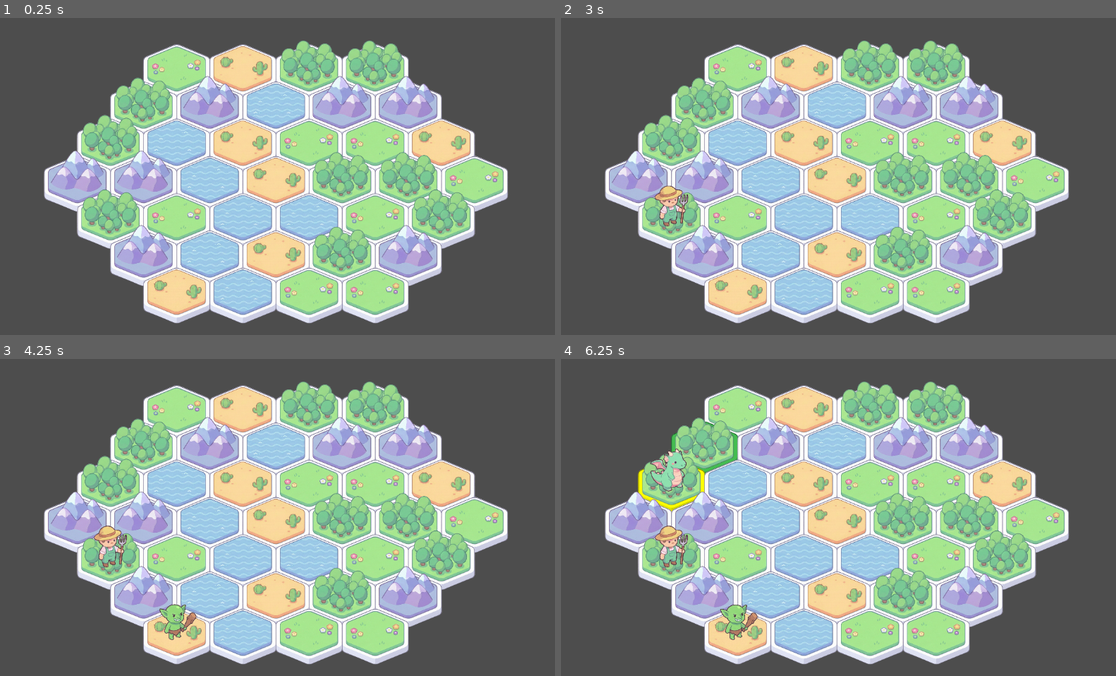
Above: before the commit, frames 1-4 (two rows, left to right).
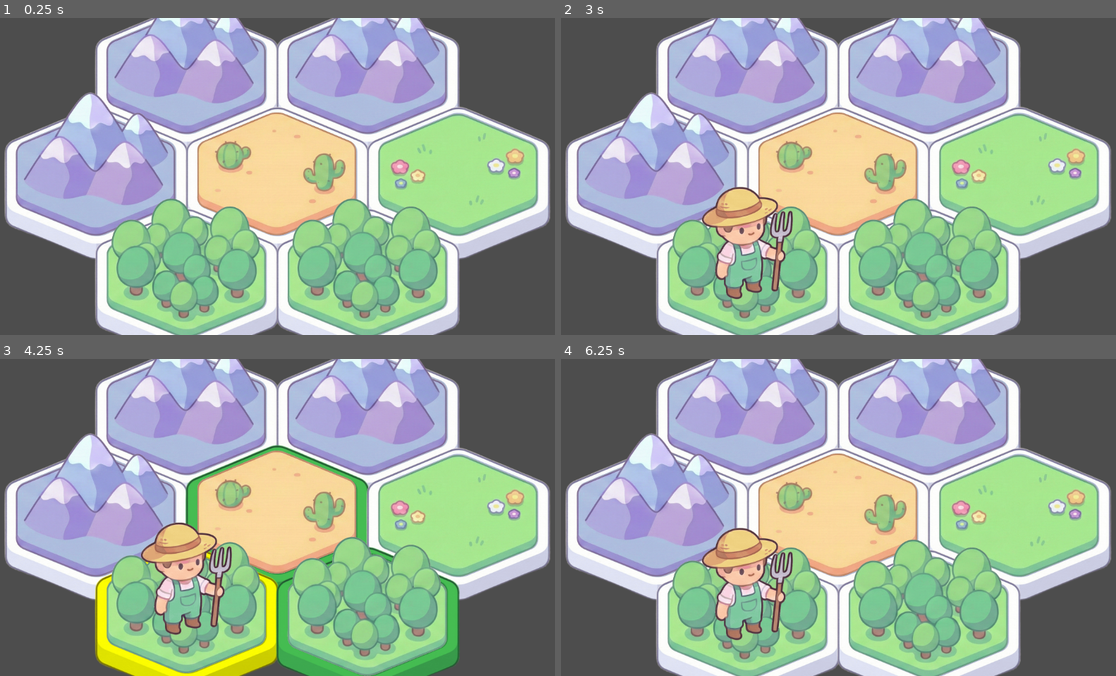
Above: after the commit, the same moments.

Repository: pebll/tbsge
Game: Godot game, scene res://scenes/runnables/unit_preview.tscn
The game is run twice, just before and just after one commit, with the same random seed, the same clock (stepped at 60 frames per second) and the same inputs. Before the commit the project starts from res://scenes/runnables/Main.tscn.
Inputs (mouse positions are in pixels of both pictures, inside the frame that each line leads up to):
- Up to frame 1 (0.25 s): no input
- Up to frame 2 (3 s): tap Enter at 0.5, 2 s; drag from (638, 182) to (705, 255) at 0.52 s; tap Space at 1.25 s; drag from (672, 217) to (738, 293) at 1.27 s; move the mouse to (672, 217) at 2.02 s; click (672, 217) at 2.17 s; drag from (705, 255) to (672, 144) at 2.77 s
- Up to frame 3 (4.25 s): drag from (177, 634) to (111, 558) at 3.52 s
- Up to frame 4 (6.25 s): drag from (738, 634) to (672, 558) at 4.27 s; move the mouse to (672, 485) at 5.02 s; click (672, 485) at 5.17 s; drag from (672, 485) to (738, 558) at 5.77 s

The runs differ from the first frame. In frame 1, 67% of the frame differs, in the area x 0-100%, y 0-100%; in frame 2, 68%; in frame 3, 68%; in frame 4, 68%.

Commit message:
Add a unit preview scene, simpler scene to test out units, will get some more extensions

Diff:
--- a/project.godot
+++ b/project.godot
@@ -15,7 +15,7 @@
 [application]
 
 config/name="FableQuest"
-run/main_scene="uid://dcustqp0wa881"
+run/main_scene="uid://bfjtt8wwoljiv"
 config/features=PackedStringArray("4.6", "Mobile")
 config/icon="res://icon.svg"
 
--- /dev/null
+++ b/scenes/game_manager.tscn
@@ -0,0 +1,6 @@
+[gd_scene format=3 uid="uid://dui7jcbdhwh8s"]
+
+[ext_resource type="Script" uid="uid://dsv4hugmgl4eq" path="res://scripts/game_manager.gd" id="1_hwd4i"]
+
+[node name="GameManager" type="Node2D" unique_id=1748821921]
+script = ExtResource("1_hwd4i")
--- a/scenes/runnables/Main.tscn
+++ b/scenes/runnables/Main.tscn
@@ -1,6 +1,6 @@
 [gd_scene format=3 uid="uid://dcustqp0wa881"]
 
-[ext_resource type="Script" uid="uid://dsv4hugmgl4eq" path="res://scripts/game_manager.gd" id="1_jhjyv"]
+[ext_resource type="PackedScene" uid="uid://dui7jcbdhwh8s" path="res://scenes/game_manager.tscn" id="1_pe13b"]
 
 [node name="Main" type="Node2D" unique_id=1909808696]
 y_sort_enabled = true
@@ -9,5 +9,4 @@
 y_sort_enabled = true
 position = Vector2(3, -10)
 
-[node name="GameManager" type="Node2D" parent="." unique_id=1434233067]
-script = ExtResource("1_jhjyv")
+[node name="GameManager" parent="." unique_id=1748821921 instance=ExtResource("1_pe13b")]
--- a/scenes/runnables/unit_preview.tscn
+++ b/scenes/runnables/unit_preview.tscn
@@ -1,12 +1,11 @@
 [gd_scene format=3 uid="uid://bfjtt8wwoljiv"]
 
-[ext_resource type="PackedScene" uid="uid://csyos1abqsmet" path="res://scenes/hextile.tscn" id="1_rkf7y"]
-[ext_resource type="PackedScene" uid="uid://df7hx5dby2ks0" path="res://scenes/unit.tscn" id="2_wrmj3"]
+[ext_resource type="PackedScene" uid="uid://dui7jcbdhwh8s" path="res://scenes/game_manager.tscn" id="1_jyyb0"]
 
 [node name="UnitPreview" type="Node2D" unique_id=2032121888]
 
-[node name="HexTile" parent="." unique_id=1224402106 instance=ExtResource("1_rkf7y")]
+[node name="Camera2D" type="Camera2D" parent="." unique_id=479630036]
+zoom = Vector2(2.735, 2.735)
 
-[node name="Unit" parent="." unique_id=1436405919 instance=ExtResource("2_wrmj3")]
-
-[node name="Camera2D" type="Camera2D" parent="." unique_id=479630036]
+[node name="GameManager" parent="." unique_id=1748821921 instance=ExtResource("1_jyyb0")]
+map_radius = 1
--- a/scripts/game_manager.gd
+++ b/scripts/game_manager.gd
@@ -19,11 +19,6 @@
 	tilesContainer = Node.new()
 	tilesContainer.name = "Tiles"
 	get_tree().root.add_child.call_deferred(tilesContainer)
-
-	setup_game.call_deferred()
-
-func setup_game():
-	# Generate map
 	mapGenerator.generate_hex_map(map_radius, tilesContainer, self.grid)
 
 func spawn_unit(tile: HexTile):
